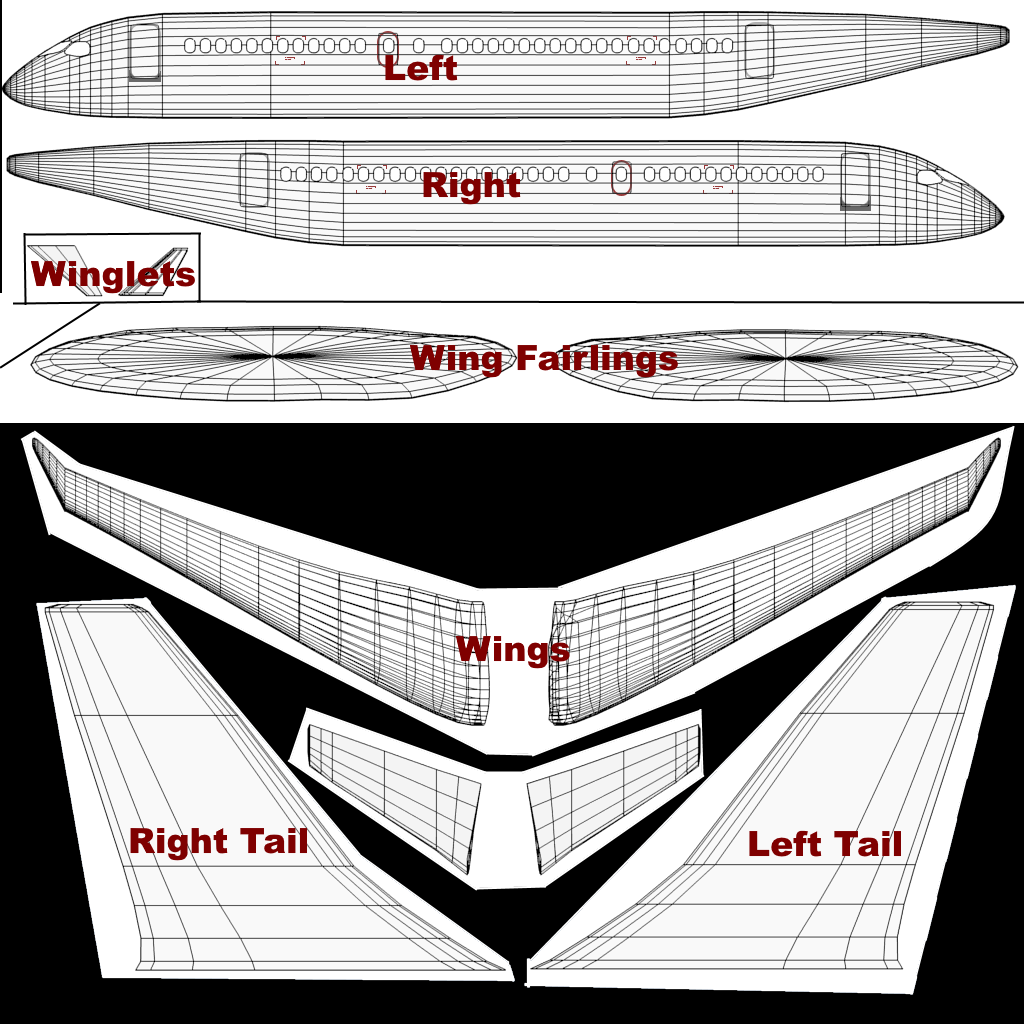
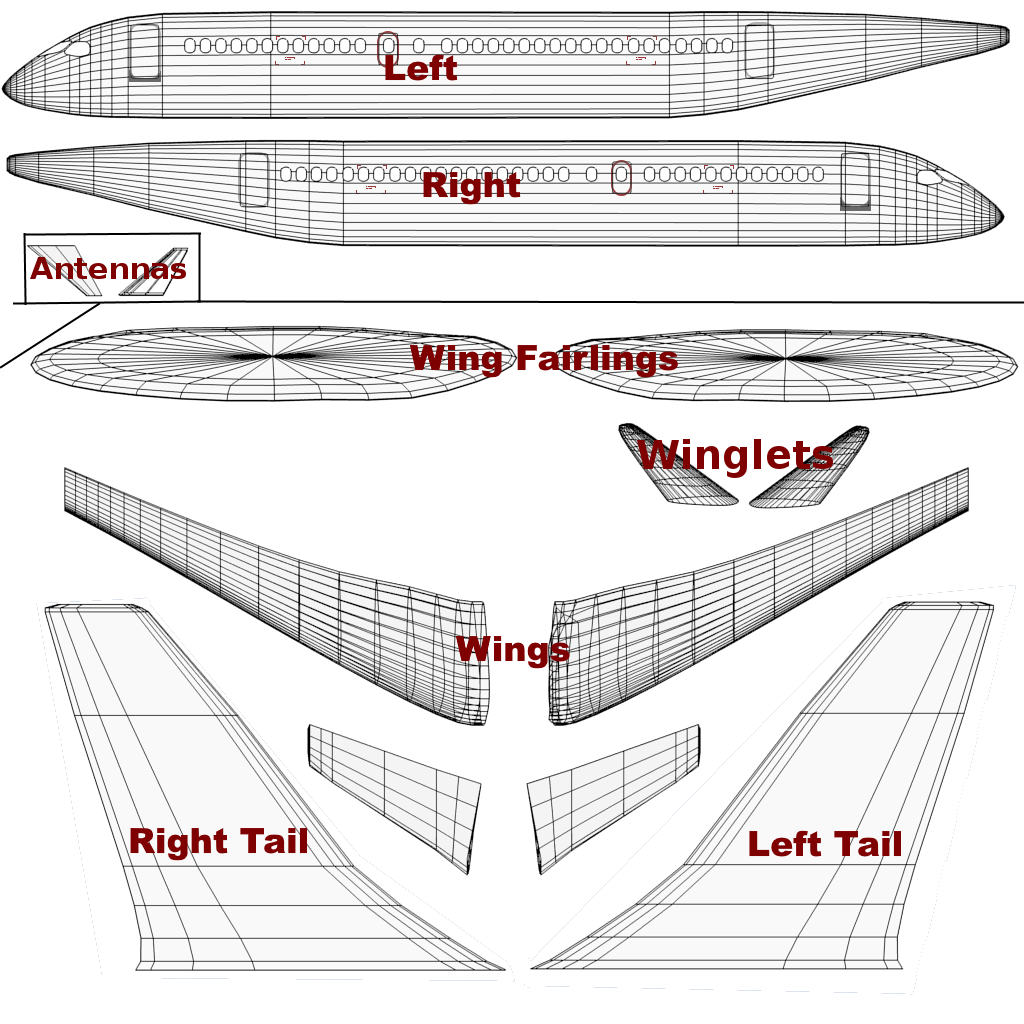
Comparing the layer stacks of the two 1024 x 1024 images. Changes:
painted on "Labels" over [30,257,833,478]
painted on "UV Map" over [13,422,1018,725]
painted on "Background" over [0,0,1024,1024]
